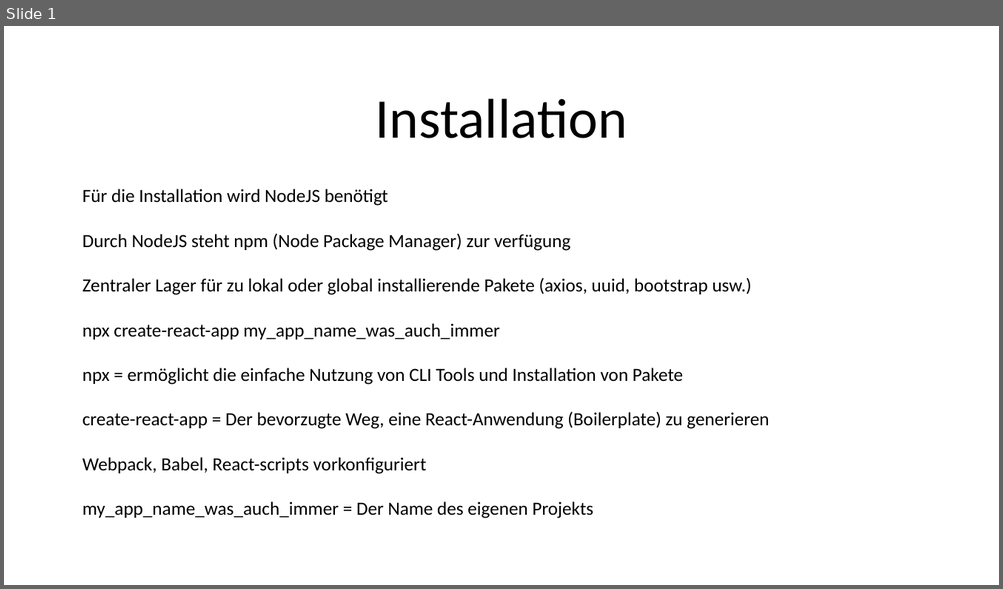
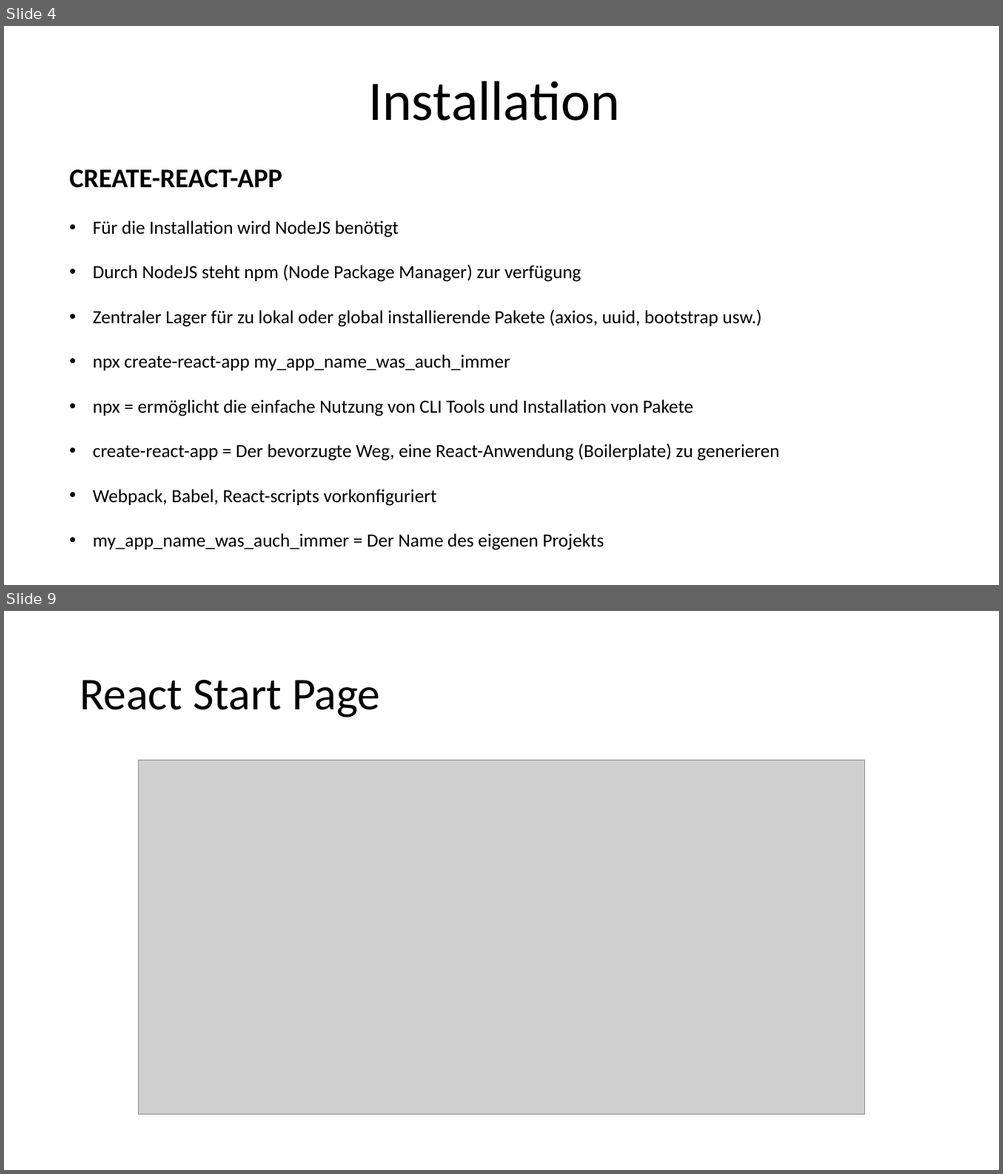
Before and after one commit to szitastamas/react_presentation_drheuer, a slide deck: React_Components.pptx. Shown one above the other, each under a label of ours: slide 1 before the commit, slides 4 and 9 after it; the slides between them are not shown. The pictures are 1003x589 and 1003x1174 pixels, drawn with LibreOffice and Linux fonts; fonts in the diff are those of the drawing; grey boxes stand for pictures. Boxes give left, top, right and bottom in pixels: in the first picture for what was removed or moved away, otherwise in the second. Text is boxed around its words. In the diff, an @@ line names an element or a change of style, - is before the commit and + after.

```diff
--- a/React_Components.pptx
+++ b/React_Components.pptx
@@ slide 9 added at bbox=[4, 611, 999, 1170], background #FFFFFF @@
@@ title added at bbox=[79, 680, 380, 718], 44 pt, text #000000 @@
+React Start Page
@@ picture added at bbox=[138, 760, 865, 1116] @@
@@ what was slide 1 is now slide 4 @@
@@ slide 4 changed as well @@
@@ title "Installation": place and size @@
-title "Installation" at bbox=[375, 99, 627, 138]
+title "Installation" at bbox=[368, 81, 620, 121]
@@ text "CREATE-REACT-APP": place and size @@
-text "CREATE-REACT-APP" at bbox=[82, 189, 768, 519]
+text "CREATE-REACT-APP" at bbox=[69, 170, 779, 551]
@@ text at bbox=[69, 170, 282, 188]: paragraph added @@
+CREATE-REACT-APP
@@ text at bbox=[93, 221, 779, 551]: bullet none to • @@
```
Also in this commit, not shown: 12 other slides added, 1 slide removed, 32 other files.
